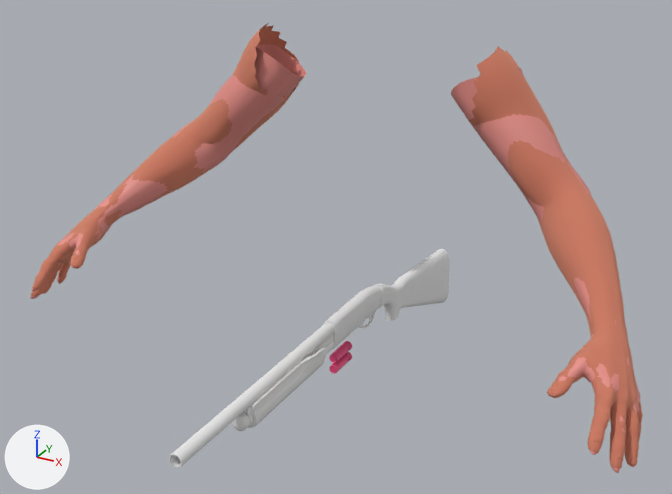
The FBX model Hell2025/Hell2025/res/skinned_models_raw/Remington870.fbx as it was, and as the next commit left it.
Before and after are seen from a 50 mm camera at (0.817, -1.504, 1.007) aimed at (-0.005, -0.01, 0.26). Every picture has the same lights, and +X, +Y and +Z are marked at lower left. Where no turn or scale is listed for an object, it has been applied to the vertices.

In view in the first picture: 'ArmsFemale', 'ArmsMale', 'Shotgun'.
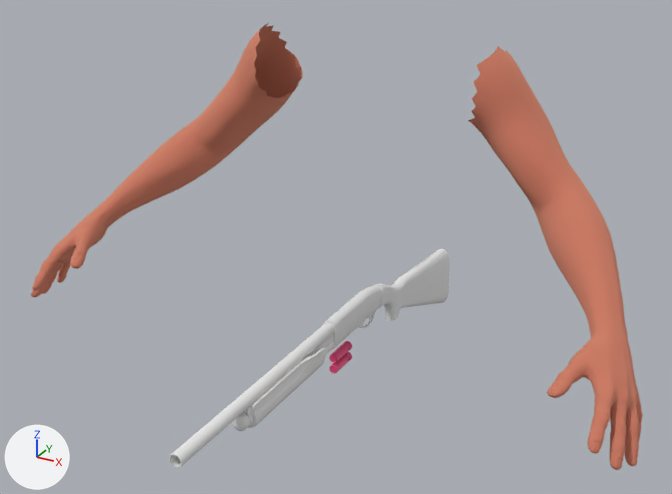
Where the newer file only moved an object's origin or applied its transform, the numbers keep the older frame.

The edits, one by one:
Object 'ArmsFemale' (ob_armsfemale) is deleted.

Location of each change, (x1, y1, x2, y2) in pixels of the pictures (672 x 494 px):
'ArmsFemale', deleted (pink): before (31, 44, 641, 473)
